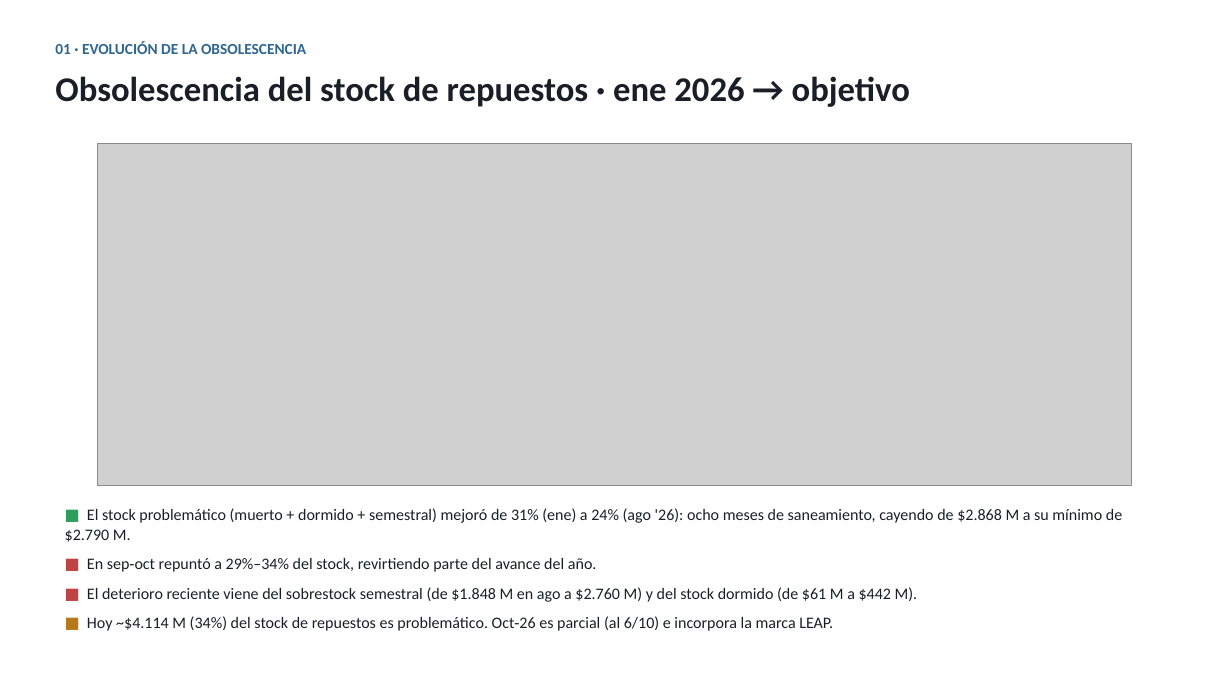
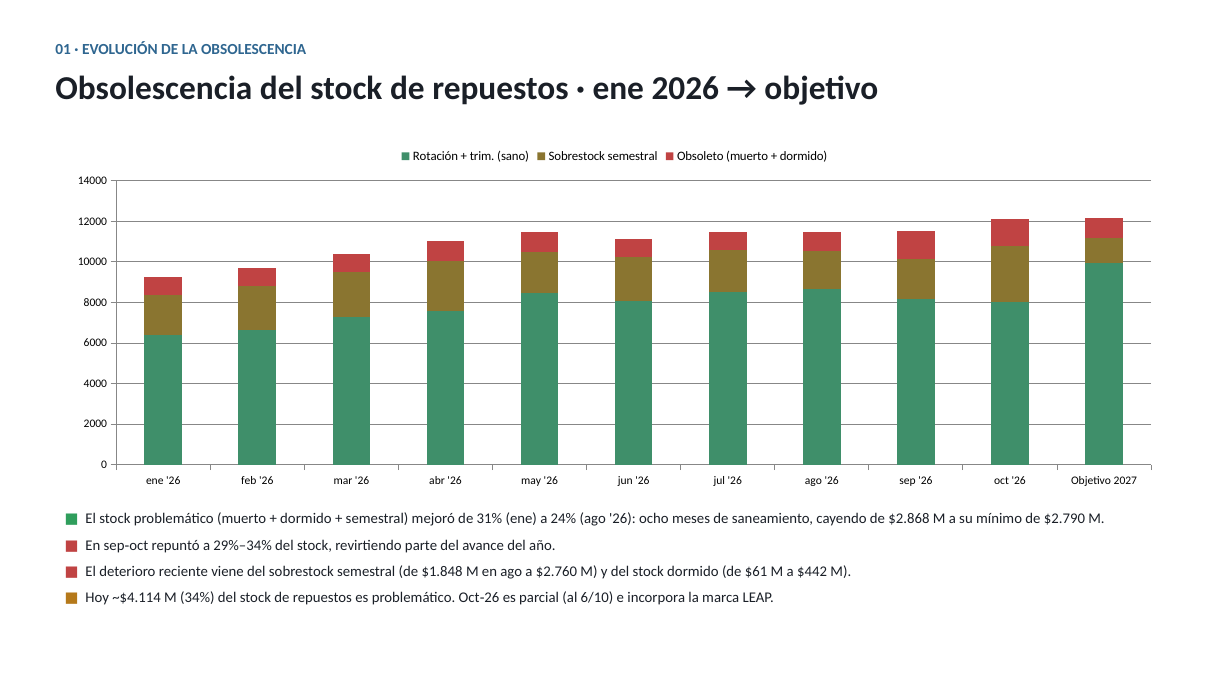
Before and after one commit to tatusaravia02-web/despachos-autocity, a slide deck: slide 2 of Analisis_Capital_de_Trabajo_Autocity.pptx. Drawn at 1232x693 pixels with LibreOffice and Linux fonts; fonts in the diff are those of the drawing; grey boxes stand for pictures. Boxes give left, top, right and bottom in pixels: in the first picture for what was removed or moved away, otherwise in the second. Text is boxed around its words. In the diff, an @@ line names an element or a change of style, - is before the commit and + after.

```diff
--- a/Analisis_Capital_de_Trabajo_Autocity.pptx
+++ b/Analisis_Capital_de_Trabajo_Autocity.pptx
@@ text "Obsolescencia del stock de repuestos ..." at bbox=[55, 75, 878, 105]: size 27 to 26 pt @@
@@ column stacked chart added at bbox=[55, 139, 1174, 494] @@
+categories: ene '26, feb '26, mar '26, abr '26, may '26, jun '26, jul '26, ago '26, sep '26, oct '26, Objetivo 2027
+Rotación + trim. (sano): 6400, 6600, 7300, 7600, 8500, 8100, 8500, 8700, 8200, 8000, 10000
+Sobrestock semestral: 2000, 2200, 2200, 2500, 2000, 2200, 2000, 1800, 2000, 2800, 1200
+Obsoleto (muerto + dormido): 900, 900, 900, 1000, 1000, 900, 900, 900, 1400, 1400, 1000
@@ picture removed at bbox=[98, 143, 1131, 485] @@
@@ text "■ El stock problemático (muerto ..." at bbox=[85, 512, 1104, 605]: size 12.5 to 11.5 pt; less space between paragraphs @@
```
Also in this commit, not shown: 4 other slides changed.
